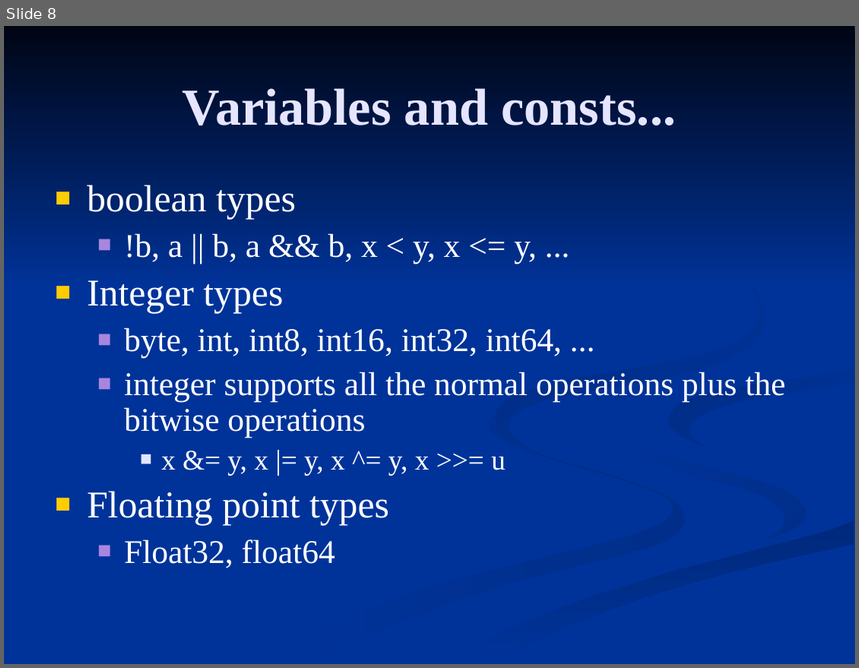
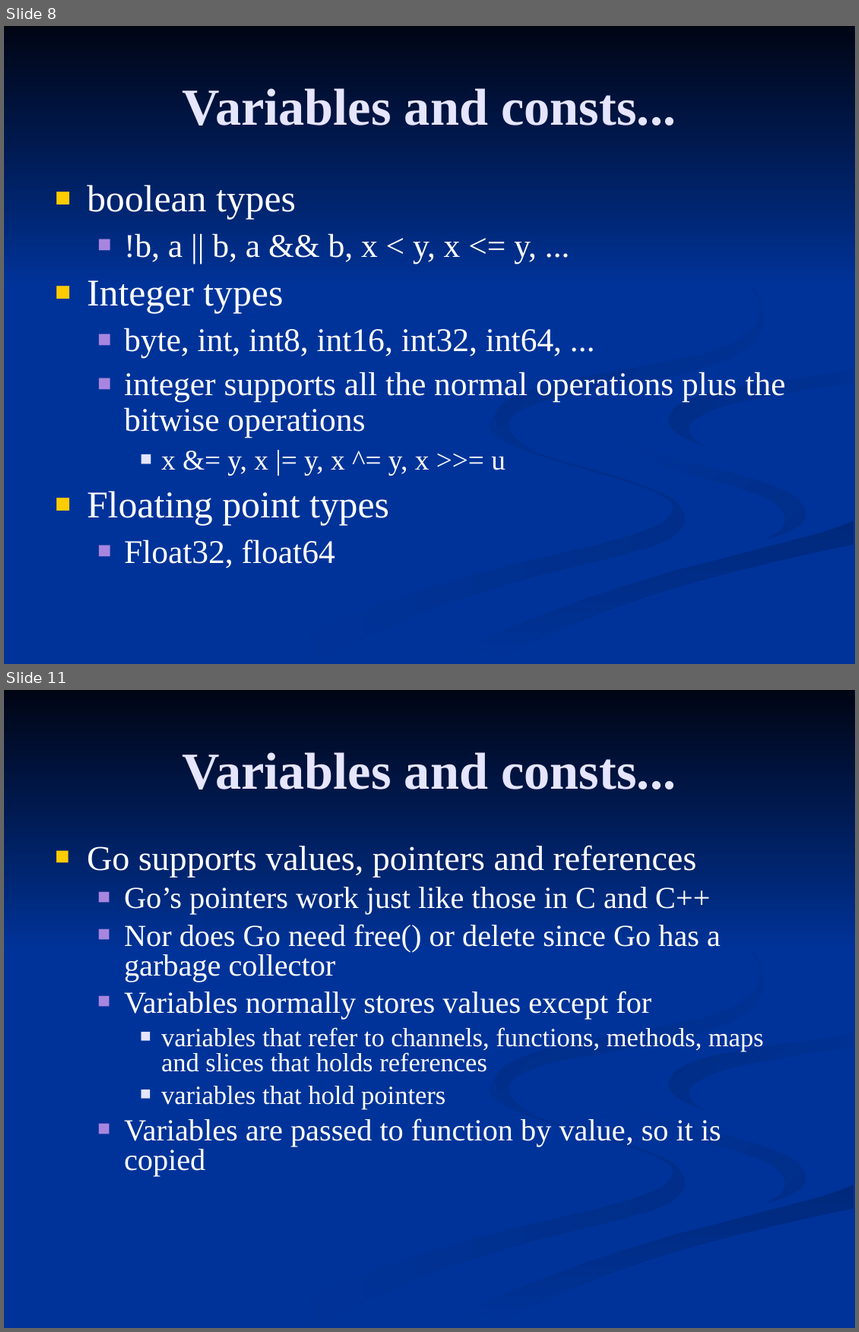
Before and after one commit to FrancoMelandri/GoLang, a slide deck: golang.ppt. Shown one above the other, each under a label of ours: slide 8 before the commit, slides 8 and 11 after it; the slides between them are not shown. The pictures are 859x668 and 859x1332 pixels, drawn with LibreOffice and Linux fonts; fonts in the diff are those of the drawing. Boxes give left, top, right and bottom in pixels: in the first picture for what was removed or moved away, otherwise in the second. Text is boxed around its words. In the diff, an @@ line names an element or a change of style, - is before the commit and + after.

Commit message:
Presentation (3)

```diff
--- a/golang.ppt
+++ b/golang.ppt
@@ slide 11 added at [4,690,855,1328], background #003399; not listed: 7 template elements that a slide beside it also shows @@
@@ title added at [183,752,676,790], 44 pt, text #E5E5FF, bold @@
+Variables and consts...
@@ text added at [87,845,764,1176], 25.9 pt, text #FFFFFF @@
+■ Go supports values, pointers and references
+  ■ Go’s pointers work just like those in C and C++
+  ■ Nor does Go need free() or delete since Go has a garbage collector
+  ■ Variables normally stores values except for
+    ■ variables that refer to channels, functions, methods, maps and slices that holds references
+    ■ variables that hold pointers
+  ■ Variables are passed to function by value, so it is copied
```
Also in this commit, not shown: 1 slide changed, 12 other slides added, 9 other files.
